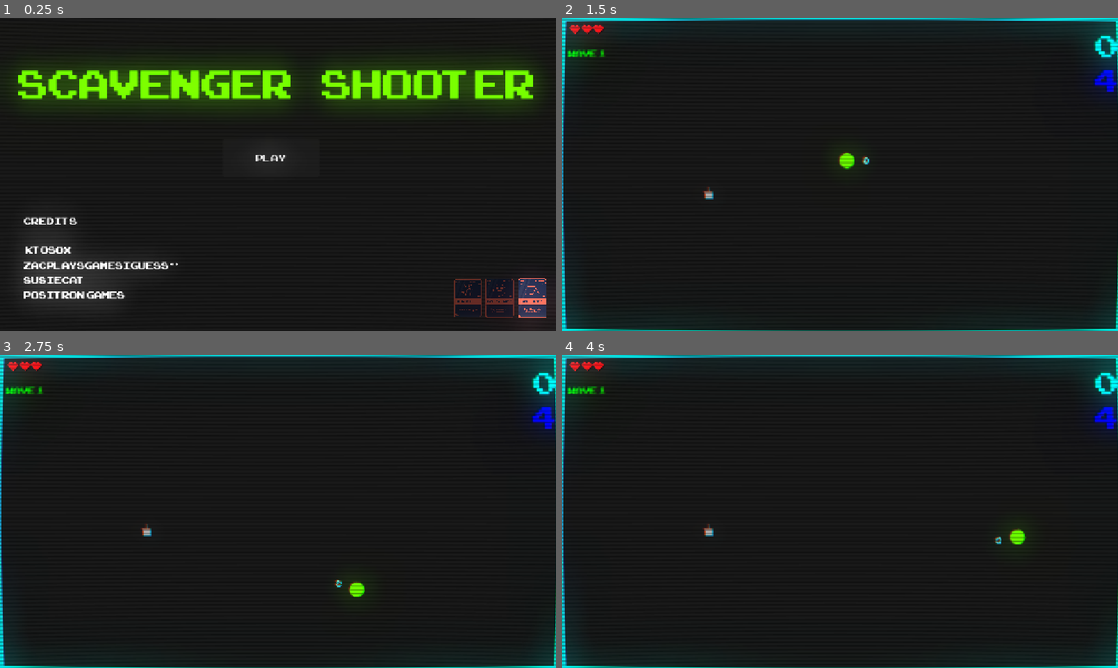
Above: before the commit, frames 1-4 (two rows, left to right).
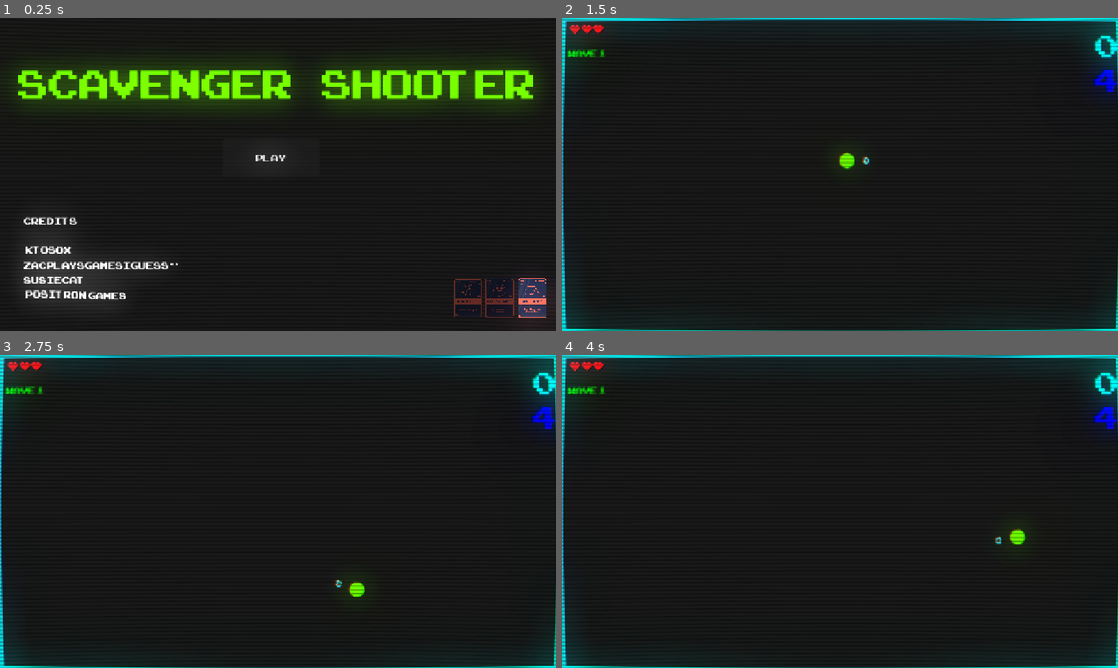
Above: after the commit, the same moments.

Repository: ktosox/GWJ80
Game: Godot game, scene res://level/home.tscn
Same seed, same stepped clock (60 frames per second), same inputs: the game is played once before the commit and once after it.
Inputs (mouse positions are in pixels of both pictures, inside the frame that each line leads up to):
- Up to frame 1 (0.25 s): no input
- Up to frame 2 (1.5 s): click "Play" at 0.5 s; tap Enter (tutorial_exit) at 1.25 s; move the mouse to (962, 158) at 1.27 s; press the mouse at (962, 158) at 1.28 s; hold D (right) from 1.28 s (still down)
- Up to frame 3 (2.75 s): move the mouse to (166, 527) at 2.02 s; release D (right) at 2.03 s; release the mouse at (166, 527) at 2.03 s; hold Down (down) from 2.03 s (still down); click (166, 527) at 2.1 s
- Up to frame 4 (4 s): move the mouse to (895, 442) at 2.77 s; release Down (down) at 2.78 s; press the mouse at (895, 442) at 2.78 s; hold D (right) 2.78-3.53 s; move the mouse to (812, 574) at 3.52 s; release the mouse at (812, 574) at 3.53 s; hold W (up) from 3.53 s (still down); click (812, 574) at 3.6 s

The runs differ from the first frame. In frame 1, 0.4% of the frame differs, in the area x 4-23%, y 86-90%; in frame 2, less than 0.1%; in frame 3, less than 0.1%; in frame 4, less than 0.1%.

Commit message:
positron games text ffx

Diff:
--- a/Game/level/home.tscn
+++ b/Game/level/home.tscn
@@ -91,7 +91,7 @@
 [wave amp=20.0 freq=16.0 connected=1] Ktosox[/wave]
 zacPlaysGamesIGuess
 SusieCat
-Positron Games
+[wave amp=20.0 freq=16.0 connected=1] Positron Games[/wave]
 "
 
 [node name="play_btn" type="Button" parent="."]
--- a/Game/level/test_level.tscn
+++ b/Game/level/test_level.tscn
@@ -6,7 +6,6 @@
 [ext_resource type="PackedScene" uid="uid://b2ov3q3k3dvys" path="res://UI/ui.tscn" id="4_owtjd"]
 [ext_resource type="Texture2D" uid="uid://c6whu1ryhn42r" path="res://shapes/fixed square.png" id="5_22gpc"]
 [ext_resource type="PackedScene" uid="uid://bgr7f0ikfr1cw" path="res://Global/audio_manager/audio_component.tscn" id="7_kopq5"]
-[ext_resource type="PackedScene" uid="uid://y4bakkmyhlkj" path="res://pick_up/pickup.tscn" id="8_kopq5"]
 [ext_resource type="AudioStream" uid="uid://2omqcdrp31oc" path="res://level/arcade_party.ogg" id="8_sy2wk"]
 
 [sub_resource type="RectangleShape2D" id="RectangleShape2D_amuej"]
@@ -87,10 +86,5 @@
 audio_type = "music"
 audio = ExtResource("8_sy2wk")
 
-[node name="pickup" parent="." instance=ExtResource("8_kopq5")]
-position = Vector2(339, 401)
-pickup_type = 3
-randomize_pickup = false
-
 [connection signal="timeout" from="wave_timer" to="." method="_on_wave_timer_timeout"]
 [connection signal="timeout" from="spawn_timer" to="." method="_on_spawn_timer_timeout"]
Not shown: 1 places in Game/level/test_level.tscn that only renumber resources
